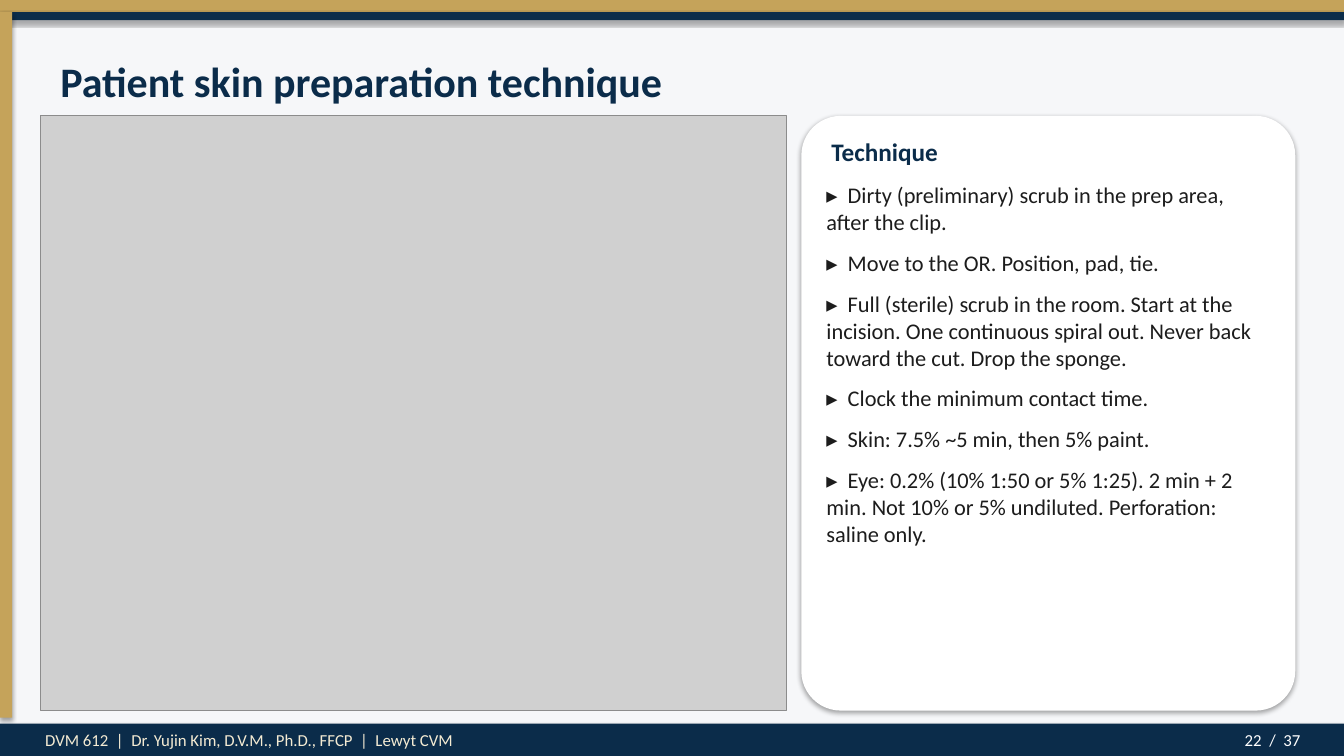
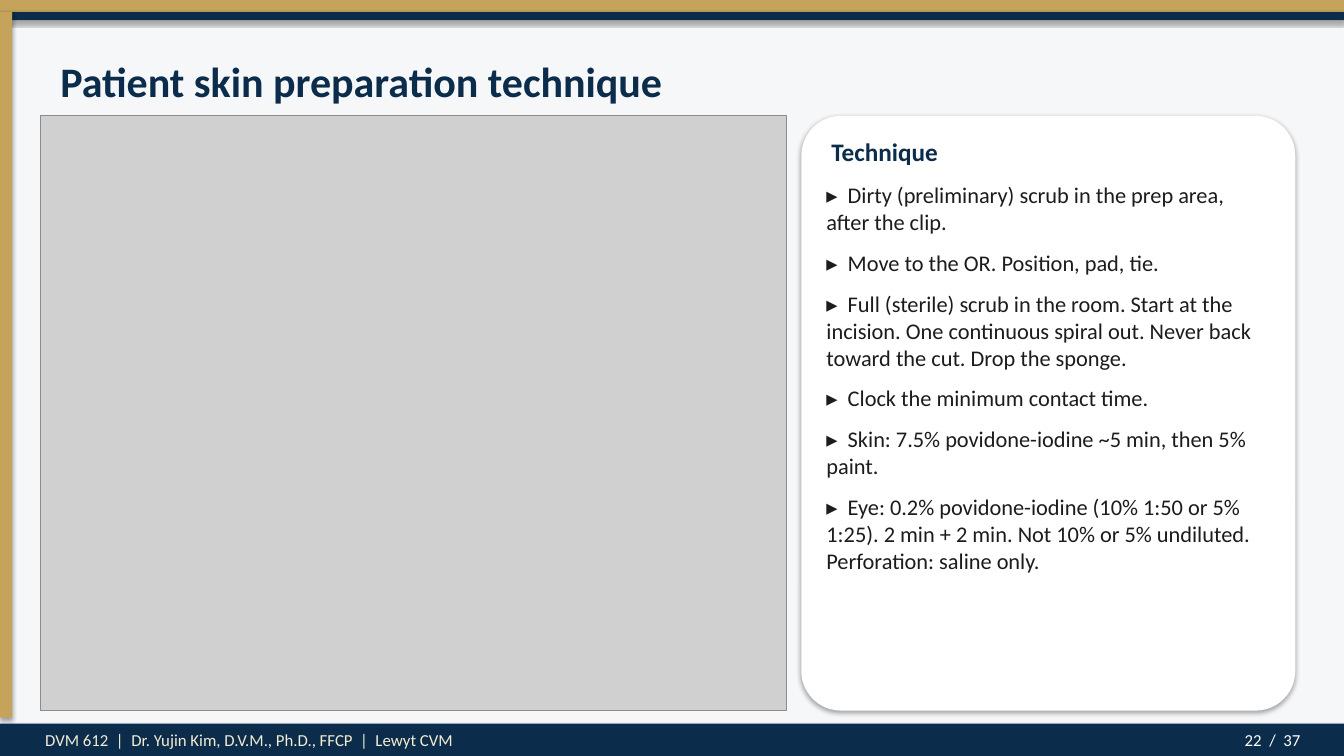
Before and after one commit to drkimvet/happycare, a slide deck: slide 22 of lectures/DVM-612_Week4_Preop_PatientPrep_Postop.pptx. Drawn at 1344x756 pixels with LibreOffice and Linux fonts; fonts in the diff are those of the drawing; grey boxes stand for pictures. Boxes give left, top, right and bottom in pixels: in the first picture for what was removed or moved away, otherwise in the second. Text is boxed around its words. In the diff, an @@ line names an element or a change of style, - is before the commit and + after.

```diff
--- a/lectures/DVM-612_Week4_Preop_PatientPrep_Postop.pptx
+++ b/lectures/DVM-612_Week4_Preop_PatientPrep_Postop.pptx
@@ text at [826, 431, 1250, 573]: text changed @@
-▸ Skin: 7.5% ~5 min, then 5% paint.
-▸ Eye: 0.2% (10% 1:50 or 5% 1:25). 2 min + 2 min. Not 10% or 5% undiluted. Perforation: saline only.
+▸ Skin: 7.5% povidone-iodine ~5 min, then 5% paint.
+▸ Eye: 0.2% povidone-iodine (10% 1:50 or 5% 1:25). 2 min + 2 min. Not 10% or 5% undiluted. Perforation: saline only.
```
Also in this commit, not shown: 4 other slides changed, 8 other files.
